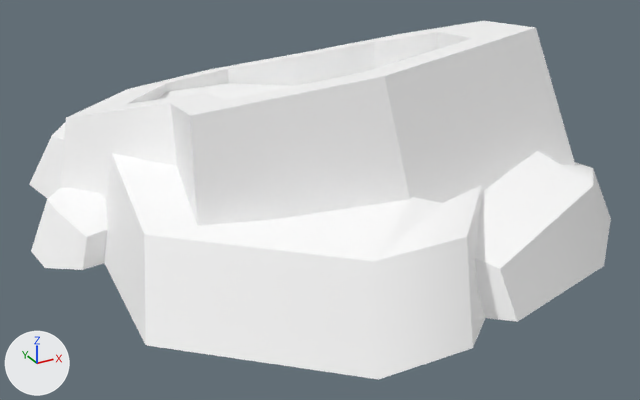
Two versions of the glTF model assets/synty/simple_fantasy/models/SF_Env_Waterpool_02.glb, one commit apart.
One viewpoint serves both versions: a 50 mm lens placed at (-0.0556, -0.1109, 0.0553), pointed at (0.0021, -0.006, 0.0029). Lighting does not change. The marker at lower left points along +X, +Y and +Z.

The first picture shows 'SF_Env_Waterpool_02'.
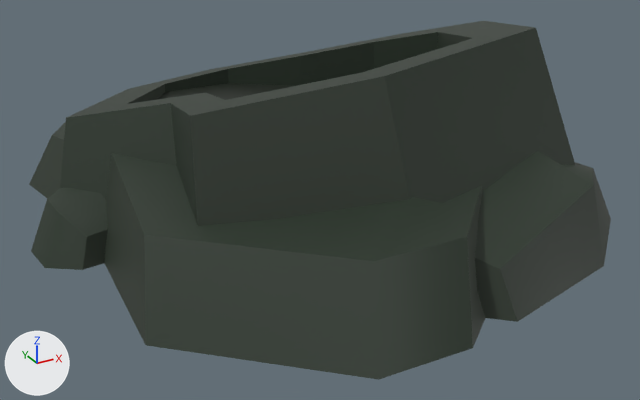
Pixel boxes [x1, y1, x2, y2] of what changed, in the pictures (640 x 400 px):
```json
{"object": "SF_Env_Waterpool_02", "change": "surface changed", "before": [29, 21, 611, 380], "after": [29, 21, 611, 380], "on screen": "white to black"}
```

Edits to the scene script, one JSON object a line:
```json
{"op": "add", "block": "img_undead_footman_01", "code": ["img_undead_footman_01 = load_image('Undead_Footman_01', '_unpacked/Undead_Footman_01', 512, 512, 'sRGB')"]}
{"op": "remove", "block": "mat_lambert1", "code": "mat_lambert1.base_color = (1.0, 1.0, 1.0)  # white #ffffff"}
{"op": "add", "block": "mat_lambert1", "code": "mat_lambert1.texture = img_undead_footman_01"}
```
